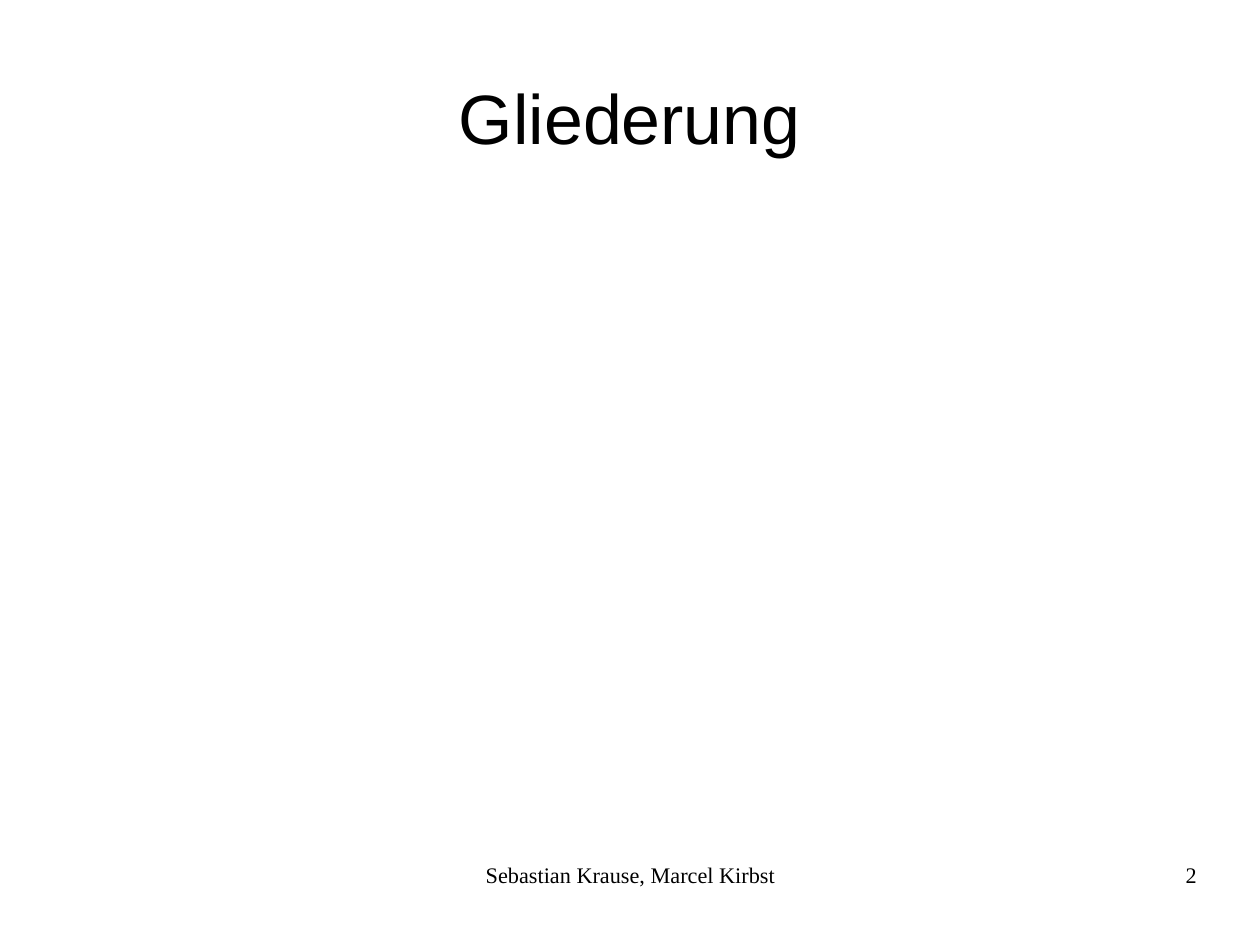
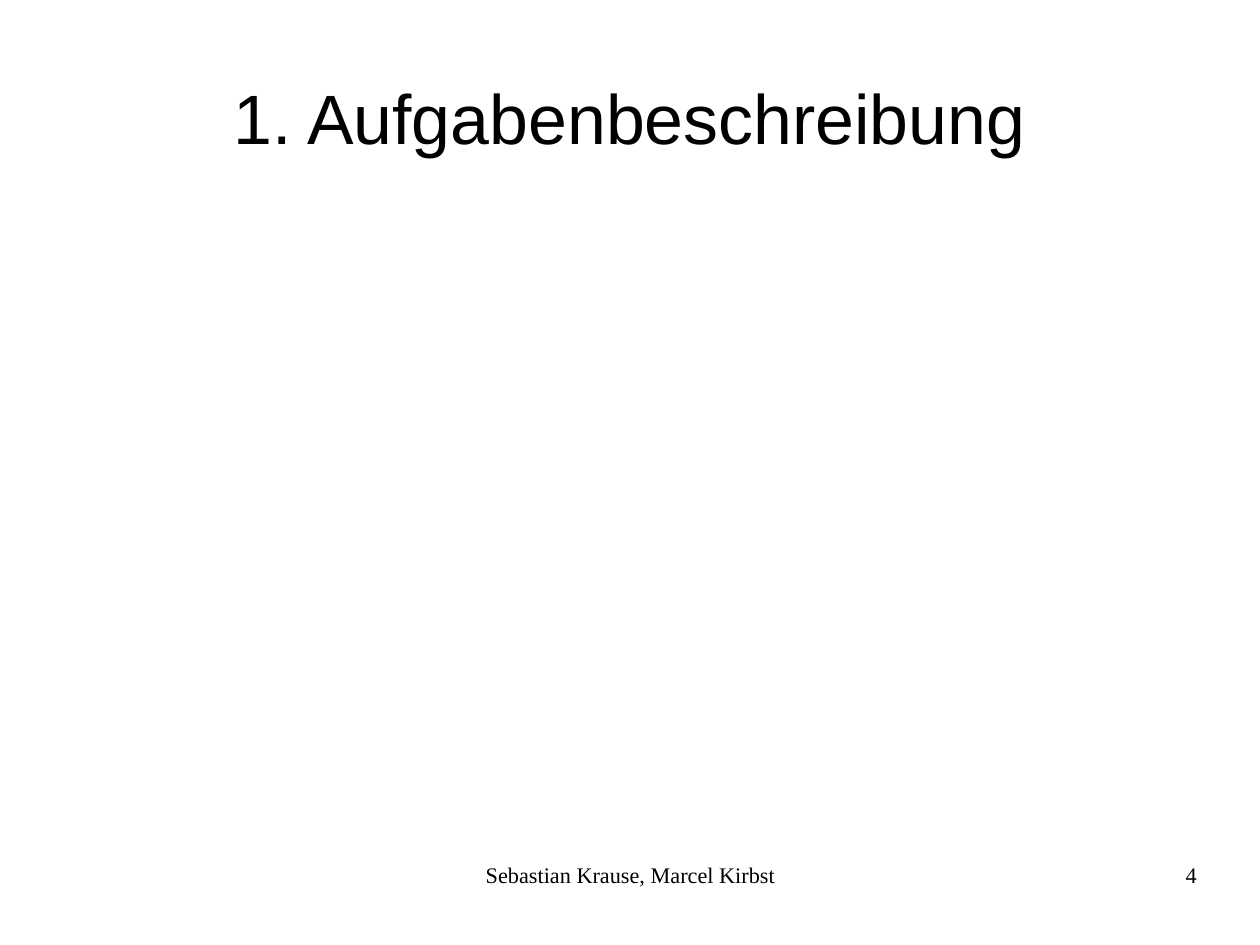
Before and after one commit to mkirbst/mca, a slide deck: slide 4 of praesi/mca.odp (slide 2 before the commit). Drawn at 1260x945 pixels with LibreOffice and Linux fonts; fonts in the diff are those of the drawing. Boxes give left, top, right and bottom in pixels: in the first picture for what was removed or moved away, otherwise in the second. Text is boxed around its words. In the diff, an @@ line names an element or a change of style, - is before the commit and + after.

```diff
--- a/praesi/mca.odp
+++ b/praesi/mca.odp
@@ title at <box>233,93,1025,157</box>: text changed @@
-Gliederung
+1. Aufgabenbeschreibung
@@ page number at <box>1186,868,1197,883</box>: text changed @@
-2
+4
```
Also in this commit, not shown: 9 slides added, 1 other file.
